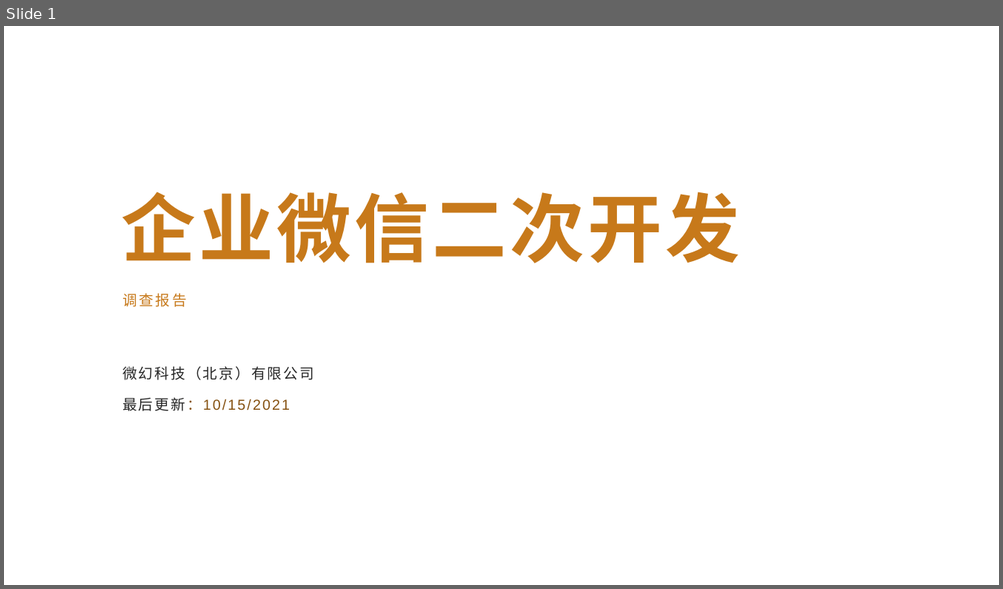
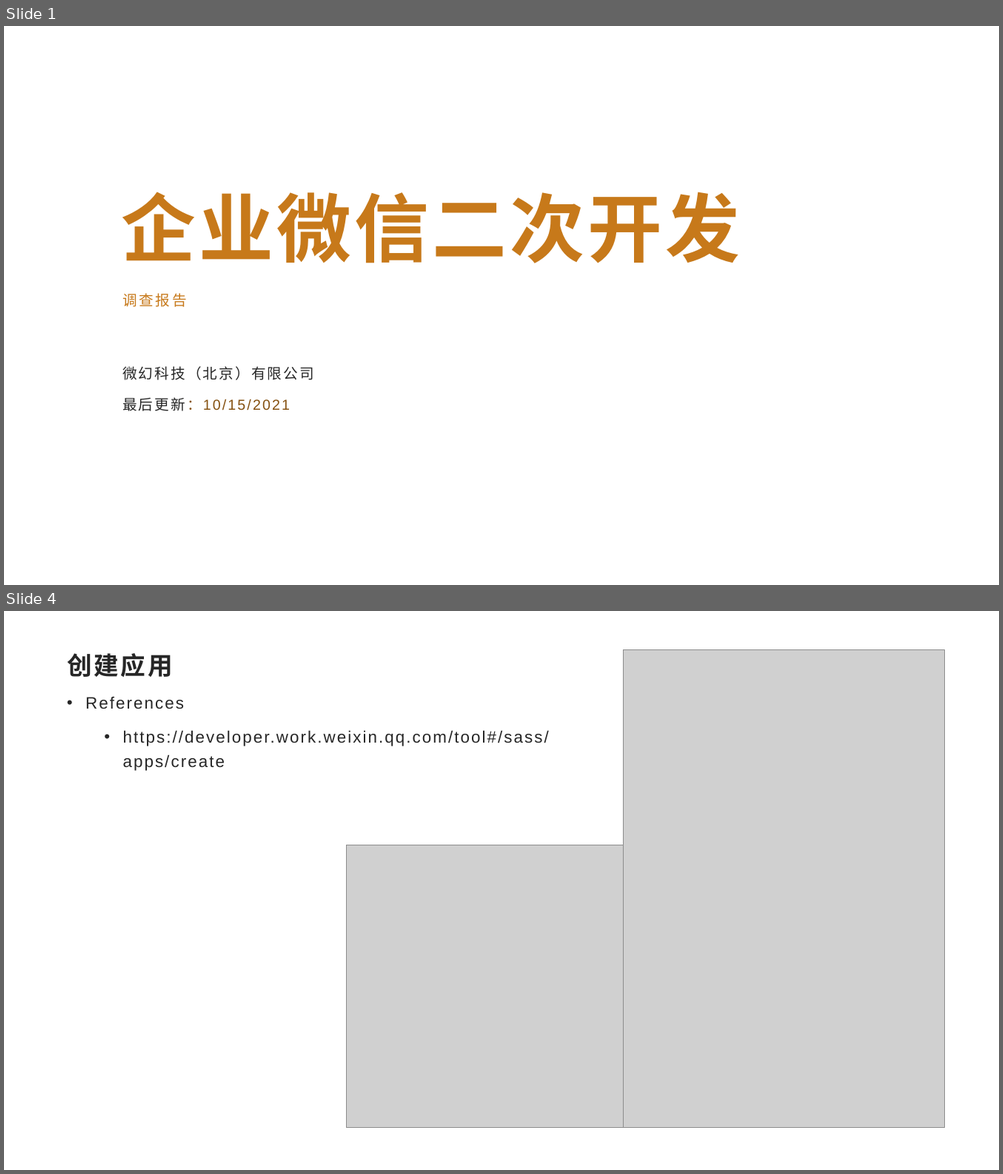
Before and after one commit to Sparks-Lu/TechNotes, a slide deck: Web/WeixinWork-Notes.pptx. Shown one above the other, each under a label of ours: slide 1 before the commit, slides 1 and 4 after it; the slides between them are not shown. The pictures are 1003x589 and 1003x1174 pixels, drawn with LibreOffice and Linux fonts; fonts in the diff are those of the drawing; grey boxes stand for pictures; background and template pictures are left out. Boxes give left, top, right and bottom in pixels: in the first picture for what was removed or moved away, otherwise in the second. Text is boxed around its words. In the diff, an @@ line names an element or a change of style, - is before the commit and + after.

```diff
--- a/Web/WeixinWork-Notes.pptx
+++ b/Web/WeixinWork-Notes.pptx
@@ slide 4 added at bbox=[4, 611, 999, 1170], background picture (left out) @@
@@ title added at bbox=[67, 653, 173, 677], 24 pt, text #262626, bold @@
+创建应用
@@ picture added at bbox=[623, 649, 944, 1128] @@
@@ text added at bbox=[85, 697, 549, 771], 16 pt, text #262626 @@
+• References
+  • https://developer.work.weixin.qq.com/tool#/sass/apps/create
@@ picture added at bbox=[347, 846, 623, 1128] @@
```
Also in this commit, not shown: 2 slides changed, 6 other slides added, 14 other files.
